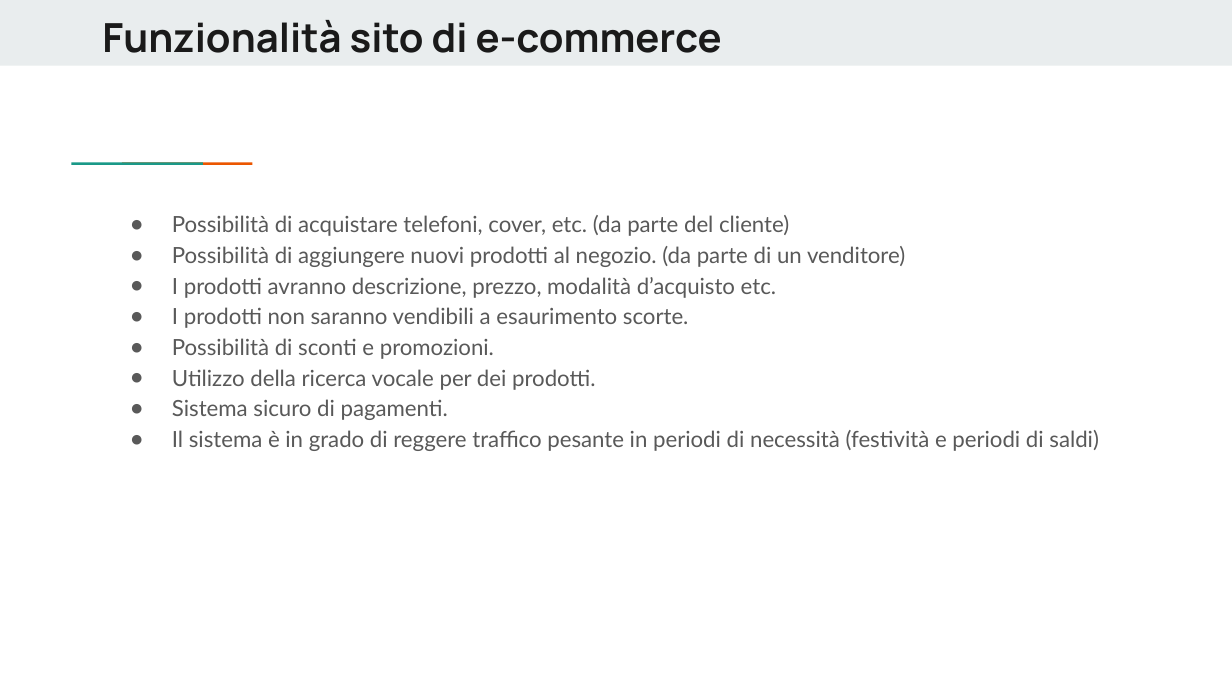
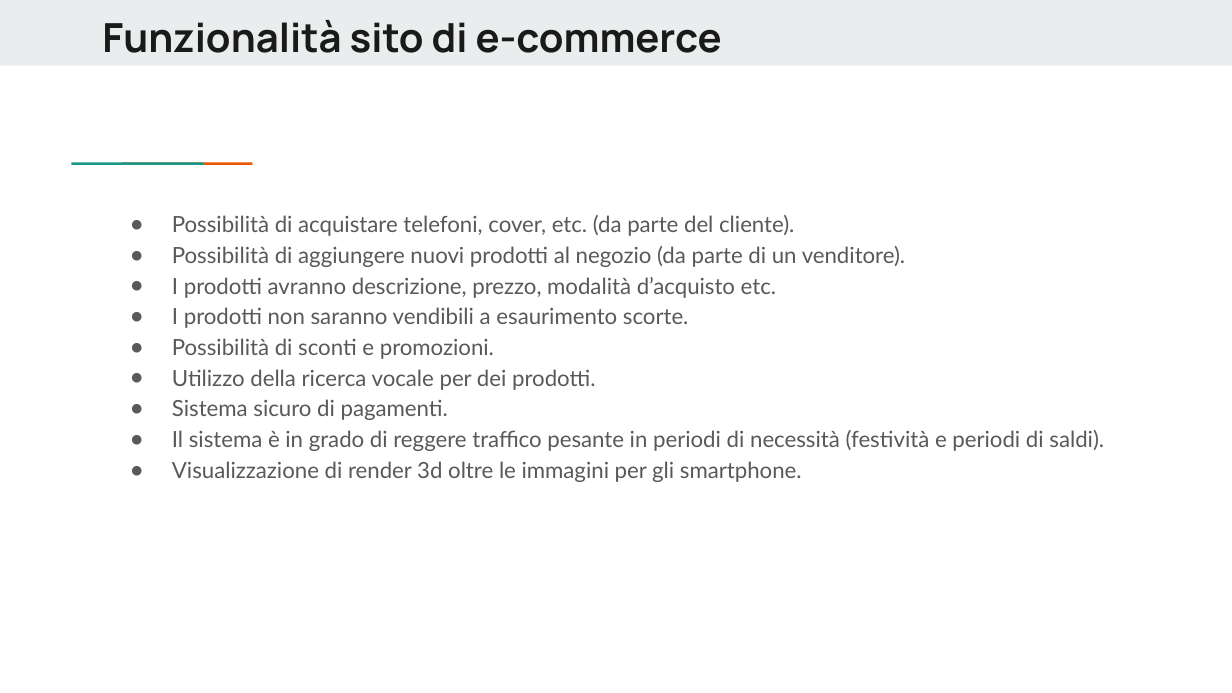
Before and after one commit to salvsant/E-commerce-di-smartphone, a slide deck: slide 2 of Presentazione Tech Web(3).pptx. Drawn at 1232x693 pixels with LibreOffice and Linux fonts; fonts in the diff are those of the drawing. Boxes give left, top, right and bottom in pixels: in the first picture for what was removed or moved away, otherwise in the second. Text is boxed around its words. In the diff, an @@ line names an element or a change of style, - is before the commit and + after.

Commit message:
Added project

```diff
--- a/Presentazione Tech Web(3).pptx
+++ b/Presentazione Tech Web(3).pptx
@@ text at (172,215,906,267): text changed @@
-● Possibilità di acquistare telefoni, cover, etc. (da parte del cliente)
-● Possibilità di aggiungere nuovi prodotti al negozio. (da parte di un venditore)
+● Possibilità di acquistare telefoni, cover, etc. (da parte del cliente).
+● Possibilità di aggiungere nuovi prodotti al negozio (da parte di un venditore).
@@ text at (172,430,1104,482): text changed @@
-● Il sistema è in grado di reggere traffico pesante in periodi di necessità (festività e periodi di saldi)
+● Il sistema è in grado di reggere traffico pesante in periodi di necessità (festività e periodi di saldi).
+● Visualizzazione di render 3d oltre le immagini per gli smartphone.
```
